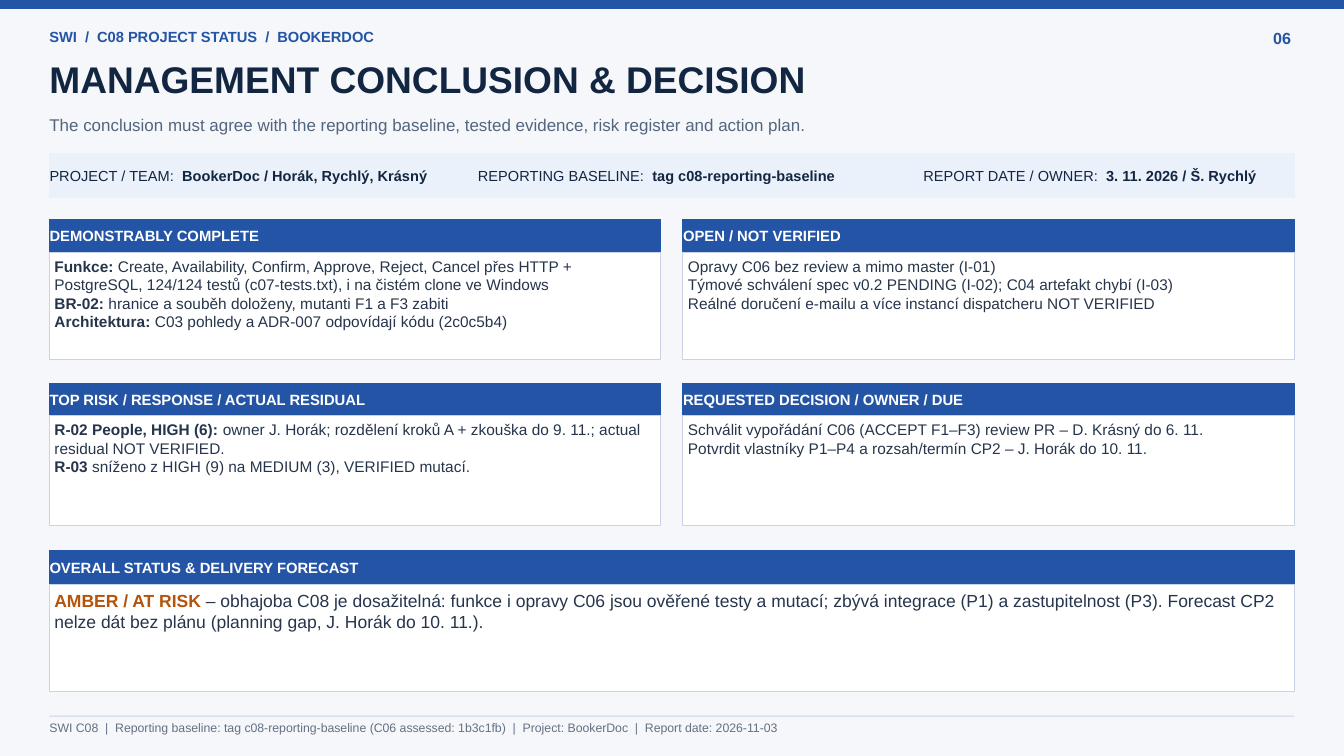
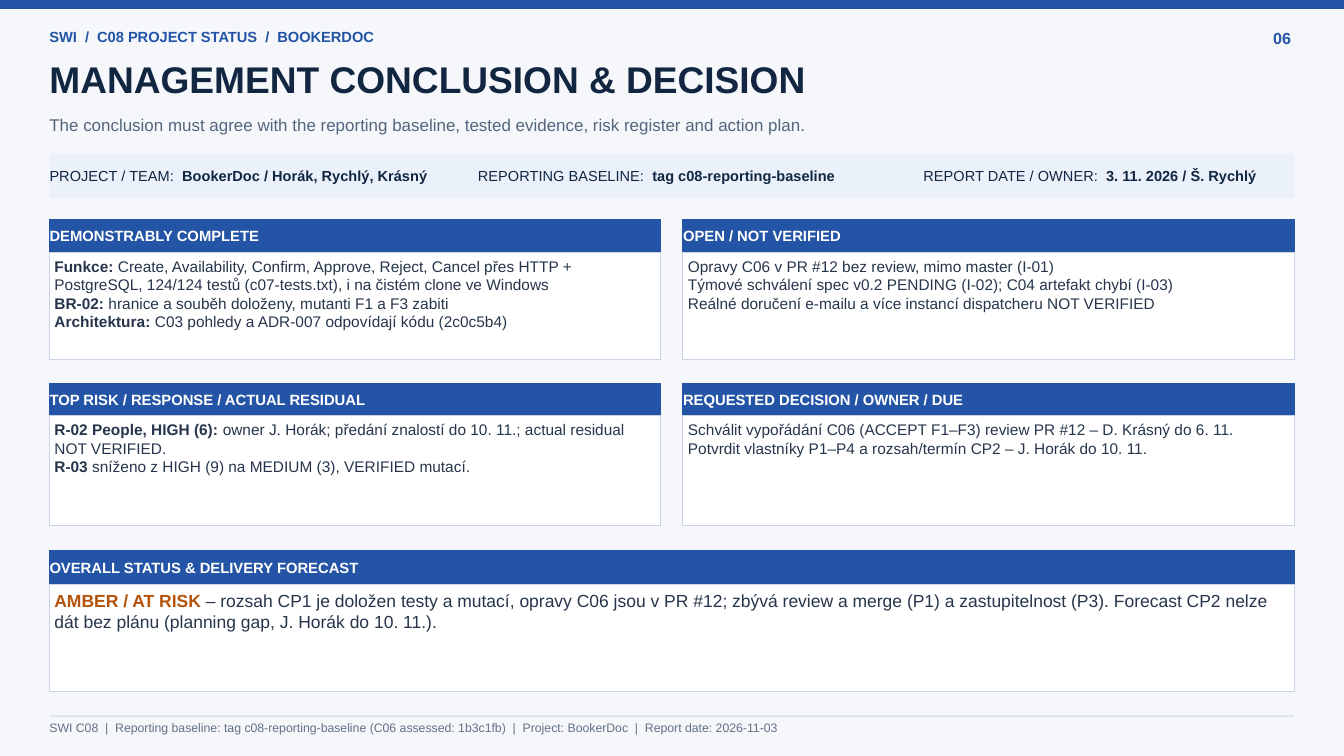
Before and after one commit to ethanjojo/reservationsystem-swi, a slide deck: slide 6 of docs/c08/C08_Project_Status_BookerDoc.pptx. Drawn at 1344x756 pixels with LibreOffice and Linux fonts; fonts in the diff are those of the drawing. Boxes give left, top, right and bottom in pixels: in the first picture for what was removed or moved away, otherwise in the second. Text is boxed around its words. In the diff, an @@ line names an element or a change of style, - is before the commit and + after.

```diff
--- a/docs/c08/C08_Project_Status_BookerDoc.pptx
+++ b/docs/c08/C08_Project_Status_BookerDoc.pptx
@@ text in rectangle at (688,261,1054,276): text changed @@
-Opravy C06 bez review a mimo master (I-01)
+Opravy C06 v PR #12 bez review, mimo master (I-01)
@@ text in rectangle at (54,423,624,454): text changed @@
-R-02 People, HIGH (6): owner J. Horák; rozdělení kroků A + zkouška do 9. 11.; actual residual NOT VERIFIED.
+R-02 People, HIGH (6): owner J. Horák; předání znalostí do 10. 11.; actual residual NOT VERIFIED.
@@ text in rectangle at (688,423,1233,439): text changed @@
-Schválit vypořádání C06 (ACCEPT F1–F3) review PR – D. Krásný do 6. 11.
+Schválit vypořádání C06 (ACCEPT F1–F3) review PR #12 – D. Krásný do 6. 11.
@@ text in rectangle at (54,594,1268,632): text changed @@
-AMBER / AT RISK – obhajoba C08 je dosažitelná: funkce i opravy C06 jsou ověřené testy a mutací; zbývá integrace (P1) a zastupitelnost (P3). Forecast CP2 nelze dát bez plánu (planning gap, J. Horák do 10. 11.).
+AMBER / AT RISK – rozsah CP1 je doložen testy a mutací, opravy C06 jsou v PR #12; zbývá review a merge (P1) a zastupitelnost (P3). Forecast CP2 nelze dát bez plánu (planning gap, J. Horák do 10. 11.).
```
Also in this commit, not shown: 4 other slides changed, 5 other files.
